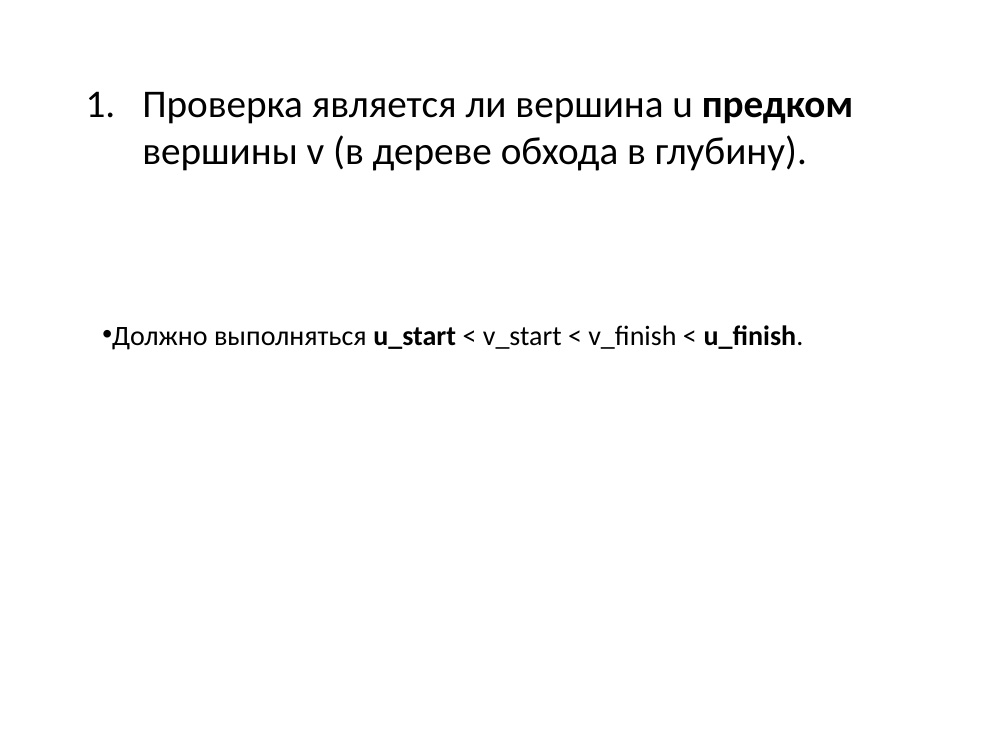
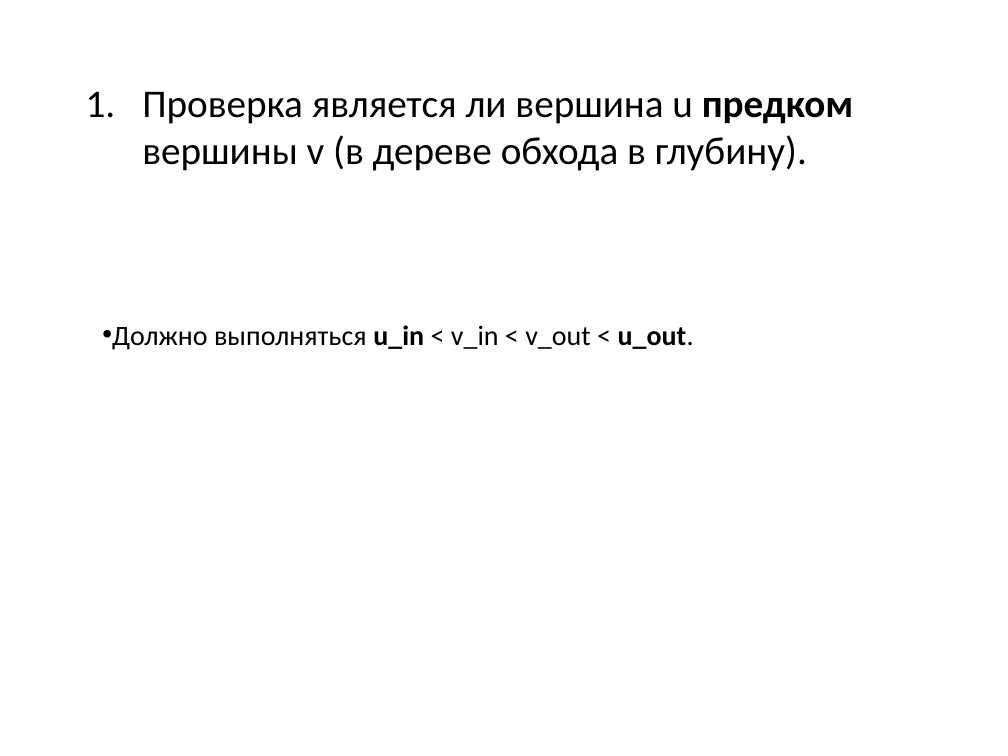
Before and after one commit to SteinbergOB/ANG, a slide deck: slide 51 of Презентации/Лекция 1.pptx (slide 38 before the commit). Drawn at 1008x756 pixels with LibreOffice and Linux fonts; fonts in the diff are those of the drawing. Boxes give left, top, right and bottom in pixels: in the first picture for what was removed or moved away, otherwise in the second. Text is boxed around its words. In the diff, an @@ line names an element or a change of style, - is before the commit and + after.

```diff
--- a/Презентации/Лекция 1.pptx
+++ b/Презентации/Лекция 1.pptx
@@ text at (x1=112, y1=325, x2=694, y2=350): text changed @@
-• Должно выполняться u_start < v_start < v_finish < u_finish.
+• Должно выполняться u_in < v_in < v_out < u_out.
```
Also in this commit, not shown: 10 other slides changed, 20 slides added, 2 slides removed, 3 other files.
